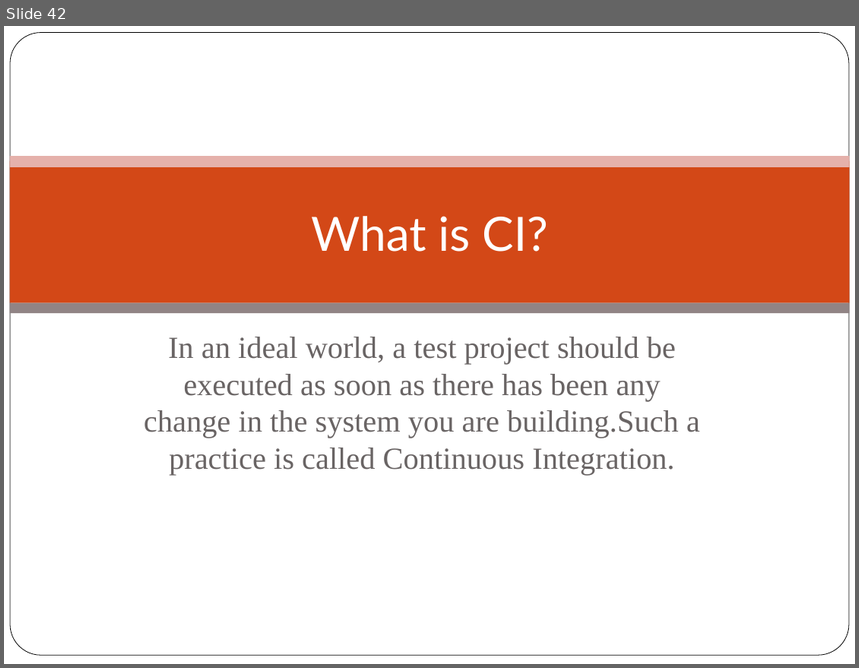
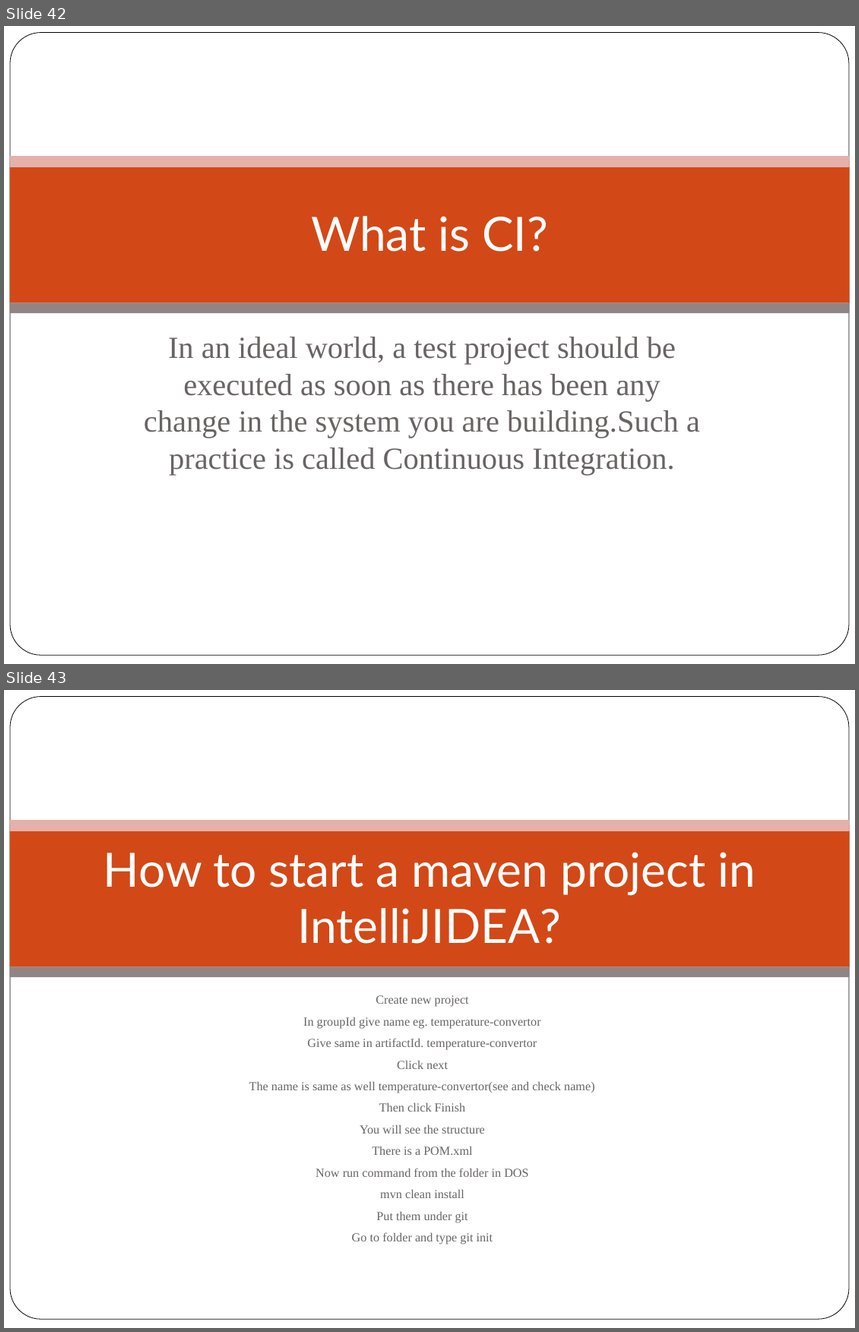
Before and after one commit to githubsebkun/Software-Interview-Questions, a slide deck: Maven Interview Questions.pptx. Shown one above the other, each under a label of ours: slide 42 before the commit, slides 42 and 43 after it. The pictures are 859x668 and 859x1332 pixels, drawn with LibreOffice and Linux fonts; fonts in the diff are those of the drawing; background and template pictures are left out. Boxes give left, top, right and bottom in pixels: in the first picture for what was removed or moved away, otherwise in the second. Text is boxed around its words. In the diff, an @@ line names an element or a change of style, - is before the commit and + after.

```diff
--- a/Maven Interview Questions.pptx
+++ b/Maven Interview Questions.pptx
@@ slide 43 added at (4, 690, 855, 1328), background picture (left out); not listed: 4 template elements that a slide beside it also shows @@
@@ title added at (104, 852, 756, 944), 40 pt, text #FFFFFF @@
+How to start a maven project in IntelliJIDEA?
@@ subtitle added at (249, 996, 595, 1245), 10.4 pt, text #696464 @@
+Create new project
+In groupId give name eg. temperature-convertor
+Give same in artifactId. temperature-convertor
+Click next
+The name is same as well temperature-convertor(see and check name)
+Then click Finish
+You will see the structure
+There is a POM.xml
+Now run command from the folder in DOS
+mvn clean install
+Put them under git
+Go to folder and type git init
```
Also in this commit, not shown: 1 other slide added, 10 other files.
